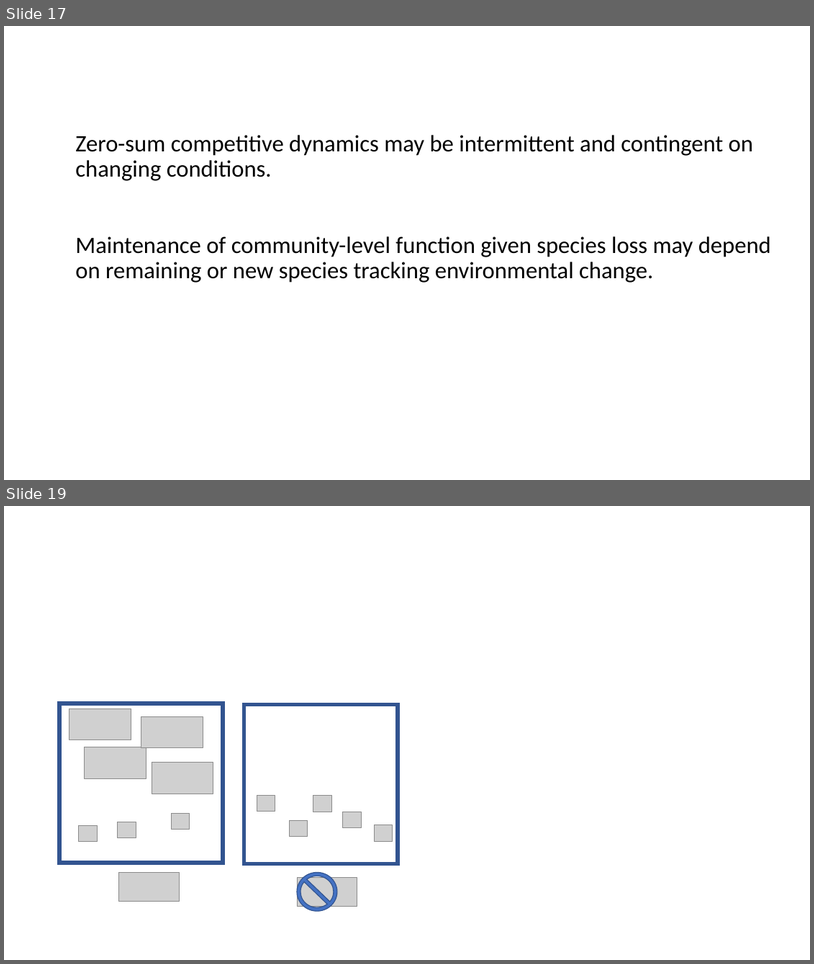
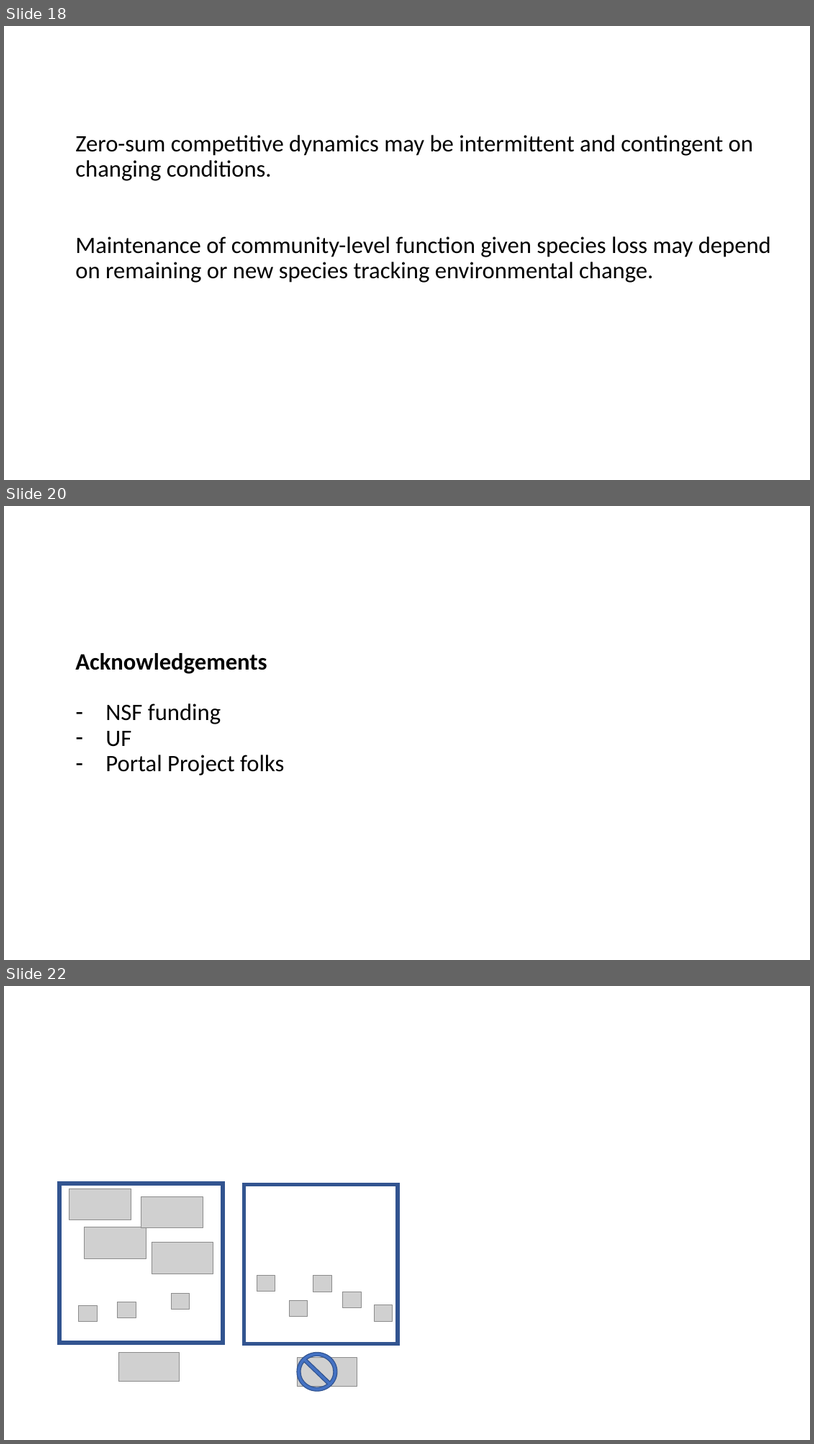
Before and after one commit to diazrenata/squareone, a slide deck: presentations/esa/rat pictures.pptx. Shown one above the other, each under a label of ours: slides 17 and 19 before the commit, slides 18, 20 and 22 after it; the slides between them are not shown. The pictures are 814x964 and 814x1444 pixels, drawn with LibreOffice and Linux fonts; fonts in the diff are those of the drawing; grey boxes stand for pictures. Boxes give left, top, right and bottom in pixels: in the first picture for what was removed or moved away, otherwise in the second. Text is boxed around its words. In the diff, an @@ line names an element or a change of style, - is before the commit and + after.

```diff
--- a/presentations/esa/rat pictures.pptx
+++ b/presentations/esa/rat pictures.pptx
@@ slide 20 added at (4,506,810,960), background #FFFFFF @@
@@ text added at (75,653,284,775), 28 pt, text #000000 @@
+Acknowledgements
+– NSF funding
+– UF
+– Portal Project folks
@@ what was slide 17 is now slide 18 @@
@@ what was slide 19 is now slide 22 @@
```
Also in this commit, not shown: 2 other slides added.
